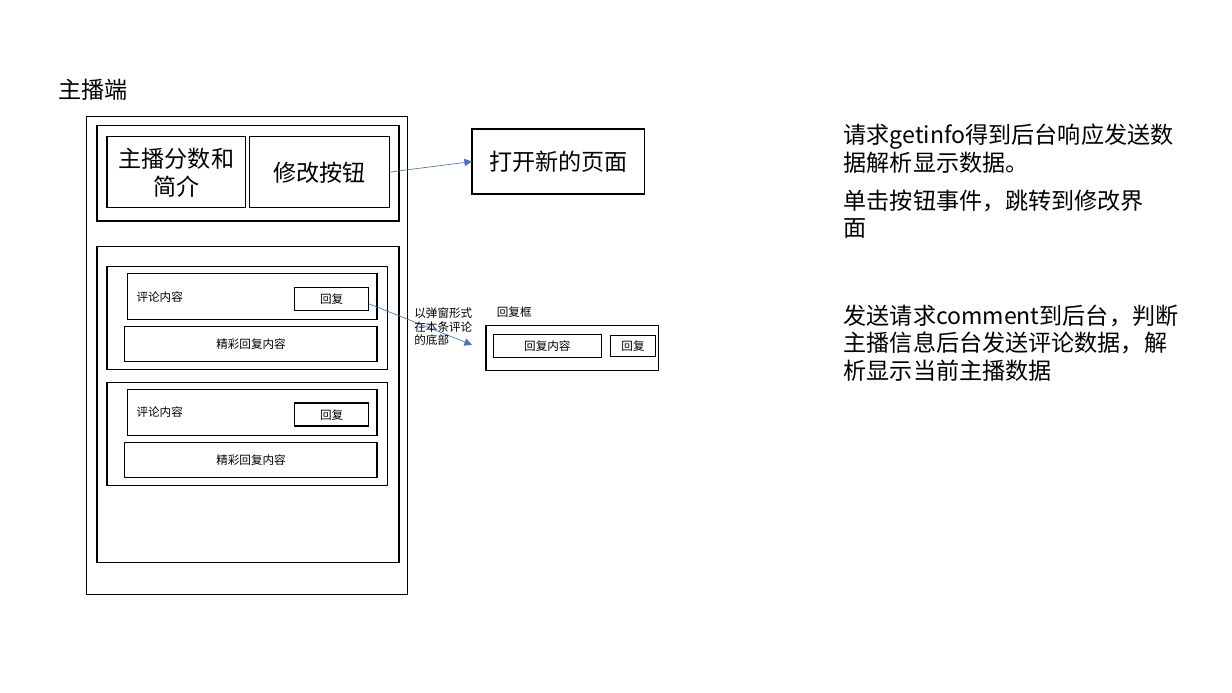
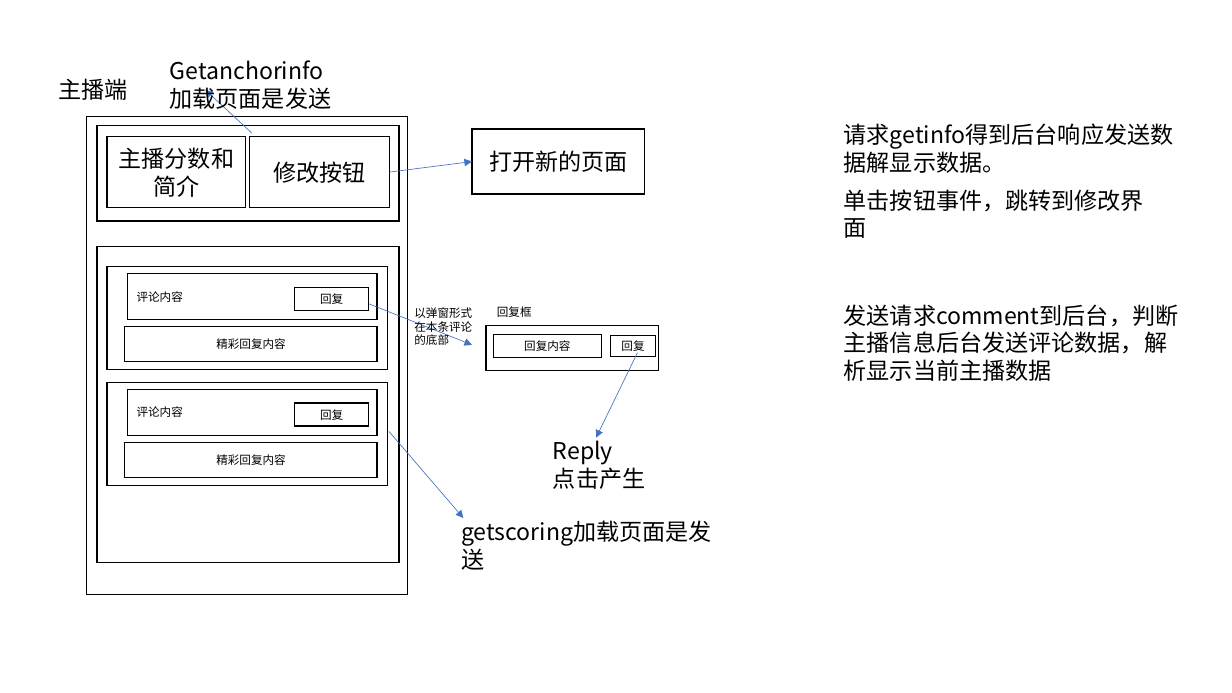
Before and after one commit to yangxin66/hyext, a slide deck: slide 3 of 界面图及接口方面.pptx. Drawn at 1232x693 pixels with LibreOffice and Linux fonts; fonts in the diff are those of the drawing. Boxes give left, top, right and bottom in pixels: in the first picture for what was removed or moved away, otherwise in the second. Text is boxed around its words. In the diff, an @@ line names an element or a change of style, - is before the commit and + after.

```diff
--- a/界面图及接口方面.pptx
+++ b/界面图及接口方面.pptx
@@ text added at bbox=[170, 60, 332, 112], 18 pt, text #000000 @@
+Getanchorinfo
+加载页面是发送
@@ arrow added from (252, 133) to (205, 90), #4472C4 0.5 pt @@
@@ text at bbox=[844, 123, 1174, 173]: text changed @@
-请求getinfo得到后台响应发送数据解析显示数据。
+请求getinfo得到后台响应发送数据解显示数据。
@@ arrow added from (638, 353) to (596, 438), #4472C4 0.5 pt @@
@@ arrow added from (389, 432) to (464, 518), #4472C4 0.5 pt @@
@@ text added at bbox=[553, 436, 645, 489], 18 pt, text #000000 @@
+Reply
+点击产生
@@ text added at bbox=[452, 513, 739, 550], 18 pt, text #000000 @@
+getscoring加载页面是发送
```
Also in this commit, not shown: 1 other slide changed, 2 other files.
